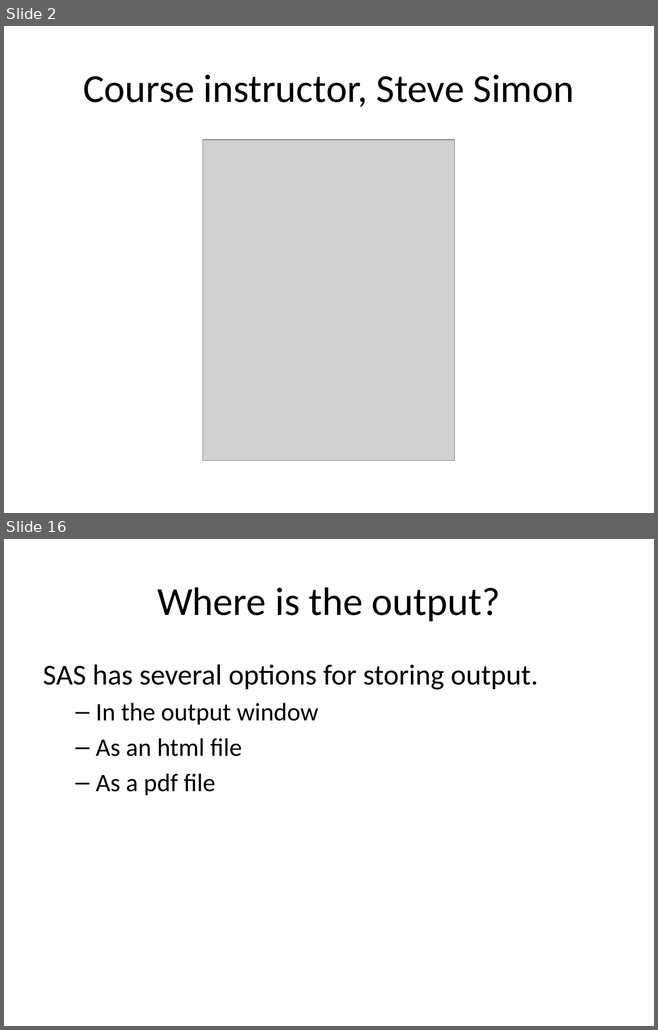
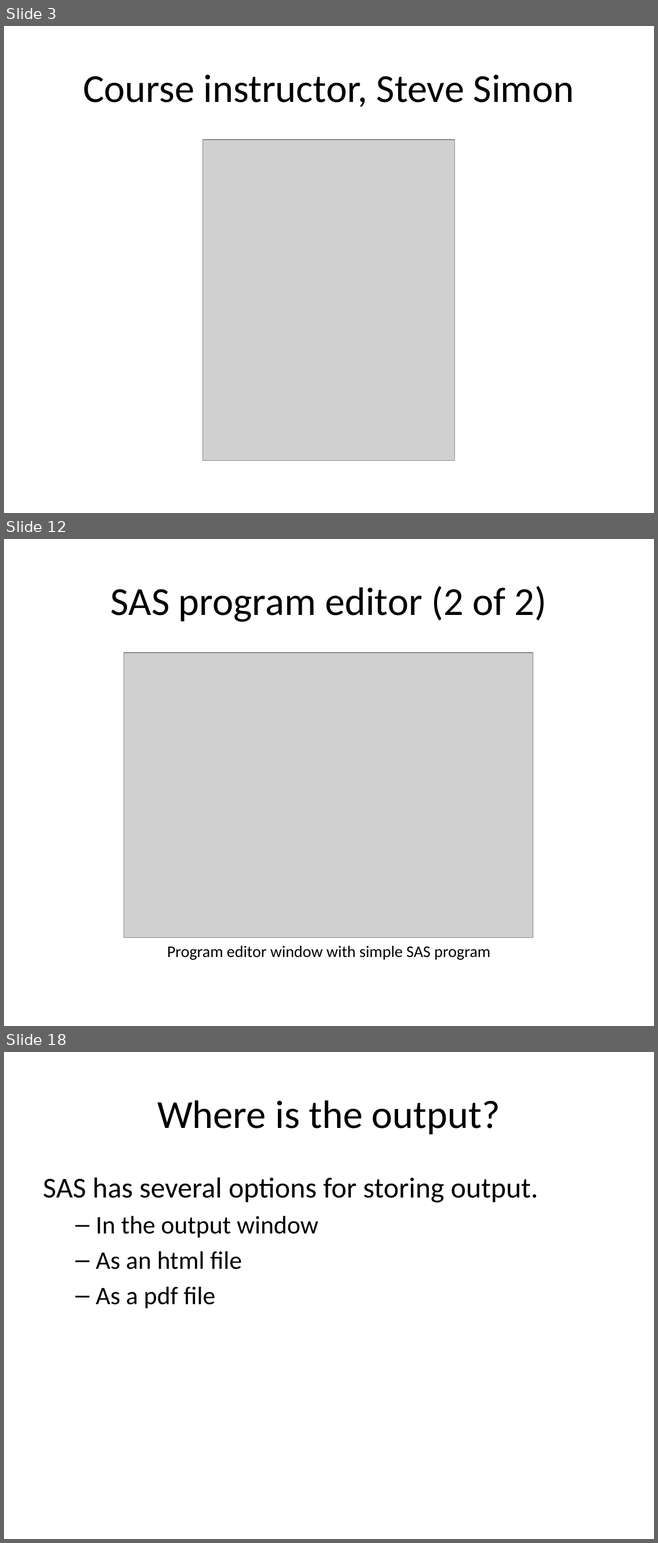
Before and after one commit to pmean/introduction-to-SAS, a slide deck: part0/src/getting-started.pptx. Shown one above the other, each under a label of ours: slides 2 and 16 before the commit, slides 3, 12 and 18 after it; the slides between them are not shown. The pictures are 658x1030 and 658x1543 pixels, drawn with LibreOffice and Linux fonts; fonts in the diff are those of the drawing; grey boxes stand for pictures. Boxes give left, top, right and bottom in pixels: in the first picture for what was removed or moved away, otherwise in the second. Text is boxed around its words. In the diff, an @@ line names an element or a change of style, - is before the commit and + after.

```diff
--- a/part0/src/getting-started.pptx
+++ b/part0/src/getting-started.pptx
@@ slide 12 added at (x1=4, y1=539, x2=654, y2=1026), background #FFFFFF @@
@@ title added at (x1=111, y1=586, x2=546, y2=622), 44 pt, text #000000 @@
+SAS program editor (2 of 2)
@@ picture added at (x1=124, y1=653, x2=533, y2=938) @@
@@ text added at (x1=167, y1=946, x2=490, y2=960), 18 pt, text #000000 @@
+Program editor window with simple SAS program
@@ what was slide 2 is now slide 3 @@
@@ what was slide 16 is now slide 18 @@
```
Also in this commit, not shown: 3 slides changed, 22 other slides added, 16 slides removed, 3 other files.
